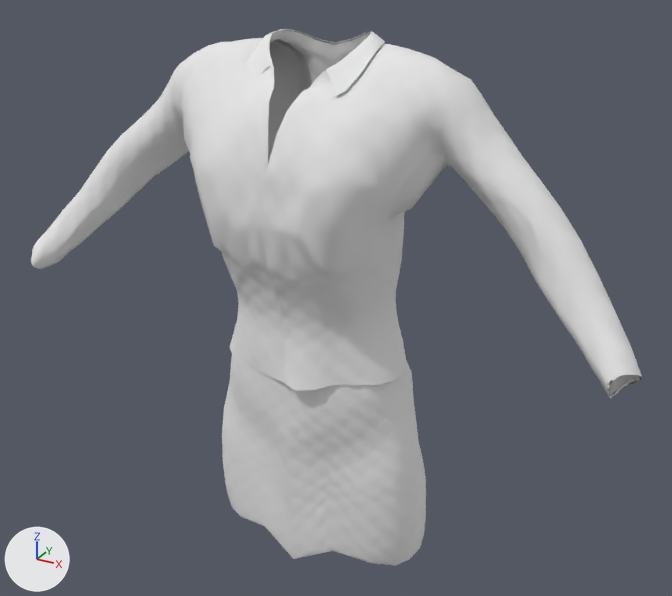
The glTF model assets/3d/kit/vestido-m.glb, before and after one commit.
Both versions are drawn from a 50 mm camera at (0.658, -1.137, 0.989) aimed at (0.017, 0.029, 0.406). The lights are fixed; the arrows at lower left show +X, +Y and +Z. The first picture is the older version. Vertices at exactly the same position are counted once.

Names of what the first picture shows: 'vestido'.
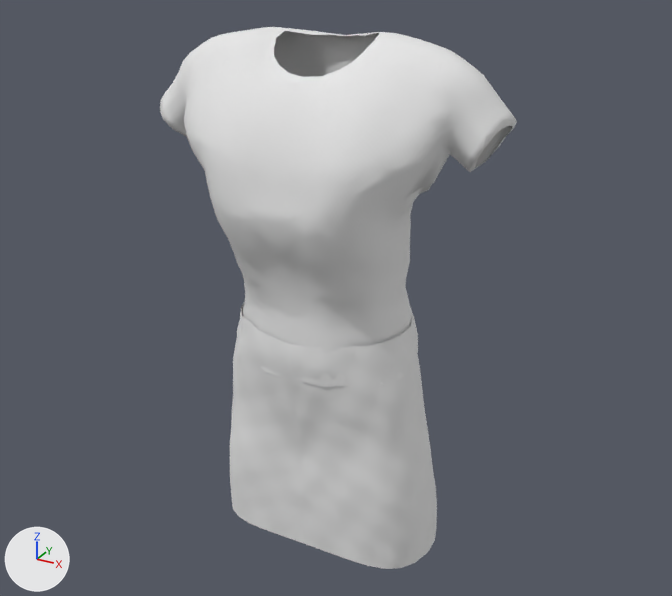
Boxes [x1, y1, x2, y2] around the edits, measured in the pictures (672 x 596 px):
```json
{"object": "vestido", "change": "reshaped", "before": [31, 29, 642, 566], "after": [160, 27, 517, 569], "on screen": "42% narrower"}
{"part": 1, "of": "me_vestido", "change": "rebuilt", "before": [31, 29, 642, 400], "after": [160, 27, 517, 387], "on screen": "42% narrower"}
{"part": 2, "of": "me_vestido", "change": "rebuilt", "before": [222, 330, 426, 566], "after": [230, 304, 437, 569], "on screen": "12% taller"}
```

Edits to the scene script, one JSON object a line:
```json
{"block": "me_vestido", "where": "# used by ob_vestido; location = (0.0, 0.0, 0.0)"}
{"op": "remove", "block": "me_vestido", "code": "me_vestido.from_pydata(...)  # 2205 vertices, 4192 faces; spans x -0.502..0.5, y -0.142..0.164, z -0.03..0.811"}
{"op": "add", "block": "me_vestido", "code": "me_vestido.from_pydata(...)  # 1743 vertices, 3316 faces; spans x -0.279..0.279, y -0.124..0.157, z -0.023..0.809"}
{"block": "me_vestido", "change": "me_vestido part 1: the loose piece of 1810 vertices spanning x -0.502..0.5, y -0.142..0.126, z 0.309..0.811 is rebuilt with 1311 vertices and now spans x -0.279..0.279, y -0.124..0.152, z 0.305..0.809"}
{"block": "me_vestido", "change": "me_vestido part 2: the loose piece of 395 vertices spanning x -0.193..0.186, y -0.095..0.164, z -0.03..0.404 is rebuilt with 432 vertices and now spans x -0.188..0.189, y -0.083..0.157, z -0.023..0.419"}
```
